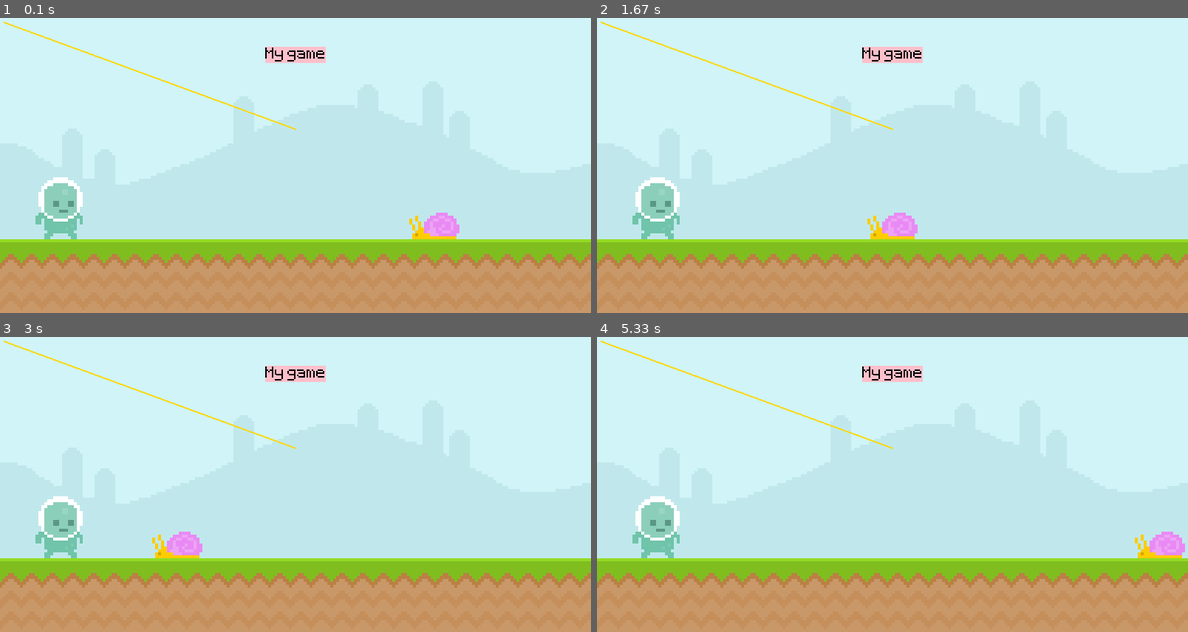
Above: before the commit, frames 1-4 (two rows, left to right).
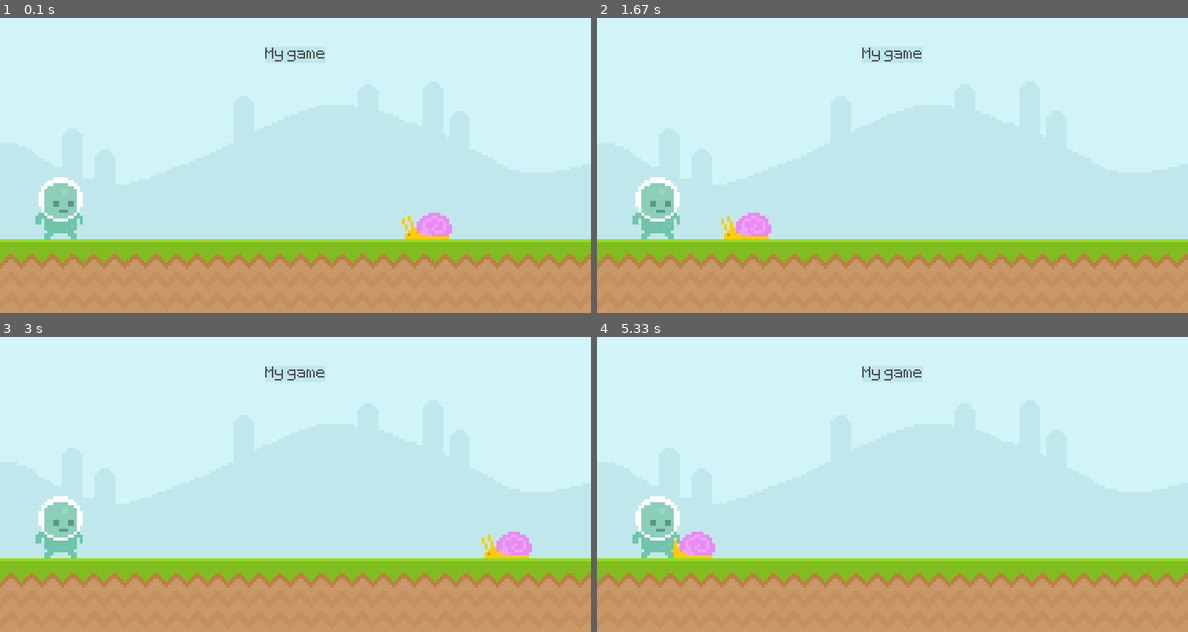
Above: after the commit, the same moments.

Repository: andrewjcl/pygame-runner
Game: pygame game, started from main.py
The game is run twice, just before and just after one commit, with the same random seed, the same clock (stepped at 60 frames per second) and the same inputs.
Inputs:
- Up to frame 1 (0.1 s): no input
- Up to frame 2 (1.67 s): tap Space at 0.33 s
- Up to frame 3 (3 s): no input
- Up to frame 4 (5.33 s): no input

The runs differ from the first frame. In frame 1, 1.3% of the frame differs, in the area x 0-78%, y 1-75%; in frame 2, 1.9%, in the area x 0-56%, y 1-75%; in frame 3, 1.9%; in frame 4, 1.9%.

Commit message:
Laptop work

Diff:
--- a/main.py
+++ b/main.py
@@ -11,7 +11,7 @@
 sky_surface = pygame.image.load('graphics/Sky.png').convert()
 ground_surface = pygame.image.load('graphics/ground.png').convert()
 
-score_surf = test_font.render('My game', False, 'Black')
+score_surf = test_font.render('My game', False, (80, 80, 80))
 score_rect = score_surf.get_rect(center = (400, 50))
 
 snail_surf = pygame.image.load('graphics/snail/snail1.png').convert_alpha()
@@ -37,29 +37,26 @@
                 print('** sky **')
             else:
                 print('** ground **')
+        if event.type == pygame.KEYDOWN:
+            if event.key == pygame.K_SPACE:
+                print('jump')
 
     # Blit images
     screen.blit(sky_surface, (0, 0))
     screen.blit(ground_surface, (0, 300))
-    pygame.draw.rect(screen, 'Pink', score_rect)
-    pygame.draw.rect(screen, 'Pink', score_rect, 10)
+    pygame.draw.rect(screen, '#c0e8ec', score_rect)
+    pygame.draw.rect(screen, '#c0e8ec', score_rect, 10)
 
     screen.blit(score_surf, score_rect)
     screen.blit(snail_surf, snail_rect)
     screen.blit(player_surf, player_rect)
 
-
-
-    pygame.draw.line(screen, 'Gold', (400, 150), pygame.mouse.get_pos(), 2)
-
     # Update positions
-    snail_rect.x -= 2
+    snail_rect.x -= 4
     if snail_rect.right < 0: snail_rect.right = 800
 
-
-
-    # if player_rect.colliderect(snail_rect):
-    #     print('COLLISION!')
+    if player_rect.colliderect(snail_rect):
+        print('COLLISION!')
 
 
     # mouse_pos = pygame.mouse.get_pos()
